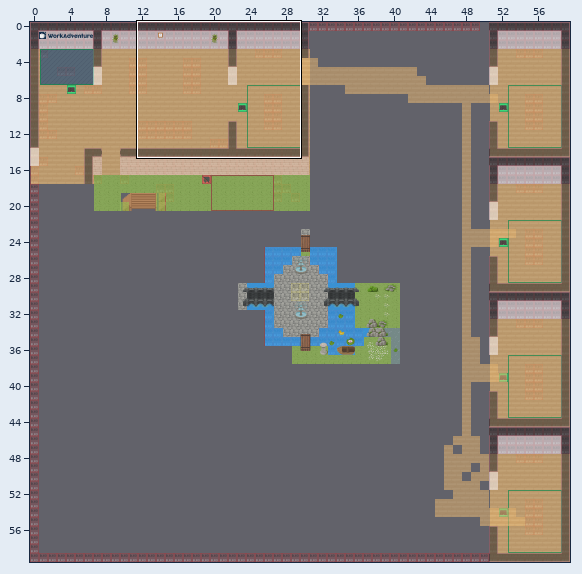
A Tiled map (JSON) gets an edit: map.tmj. Above, an overview of the earlier version with the close-up marked.
Close-up. The starting point:
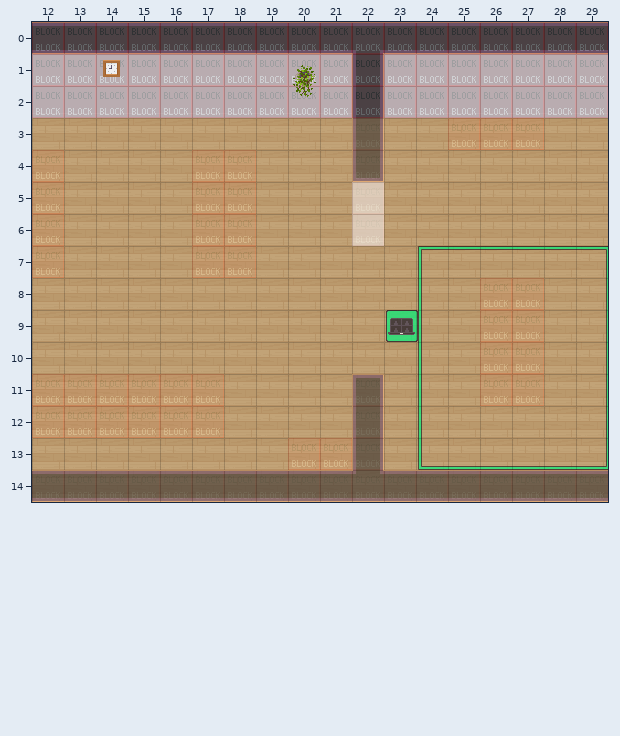
Cells are 32x32 px. Shown: x 12..29, y 0..14. The commit also changed other parts of the map, which this record leaves out.
After the commit:
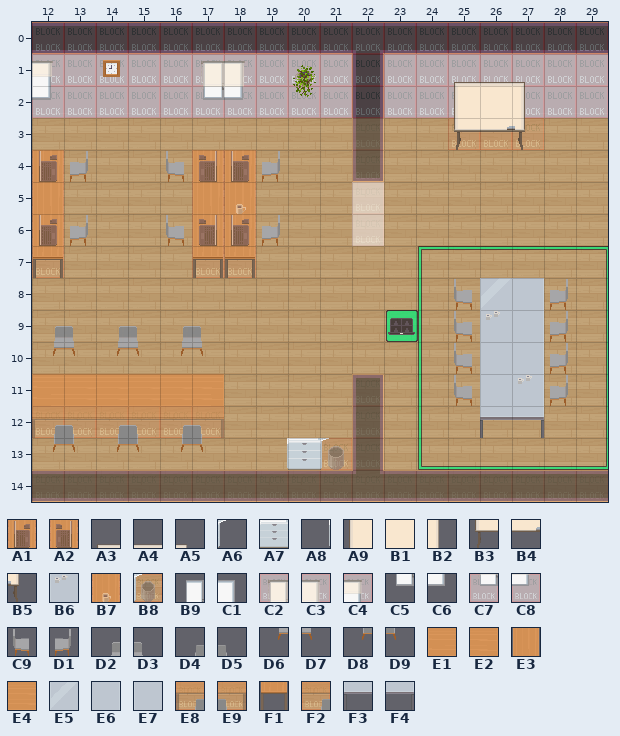
Key: from "WA_Miscellaneous": A1 24, A2 25, A3 33, A4 34, A5 35, A6 36 flipped left-right, A7 37 flipped left-right, A8 38 flipped left-right, A9 43, B1 44, B2 45, B3 53, B4 54, B5 55, B6 58, B7 59, B8 60; from "WA_Room_Builder": B9 775, C1 776, C2 777, C3 778, C4 780, C5 800, C6 801, C7 802, C8 803; from "WA_Seats": C9 119, D1 120, D2 121, D3 122, D4 123, D5 124, D6 134, D7 135, D8 136, D9 137; from "WA_Tables": E1 10, E2 11, E3 12, E4 13, E5 15, E6 17, E7 17 flipped left-right, E8 20, E9 21, F1 22, F2 23, F3 25, F4 27.
__ is an empty cell.
Tiles of an added or newly shown layer are drawn over the layers below it.
See-through tiles are keyed as they look on the map.
The exact change:
Changed rows in their new state; .. is an unchanged cell.
Layer "furniture/furniture2" (now shown):
first column x 12:
 1 C1 .. .. .. .. B9 C1 .. .. .. .. .. .. A3 A4 A5 ..
 2 C6 .. .. .. .. C5 C6 .. .. .. .. .. .. A9 B1 B2 ..
 3 .. .. .. .. .. .. .. .. .. .. .. .. .. B3 B4 B5 ..
 4 E3 D1 .. .. C9 E3 E3 D1 .. .. .. .. .. .. .. .. ..
 5 E3 .. .. .. .. E3 E3 .. .. .. .. .. .. .. .. .. ..
 6 E3 D1 .. .. C9 E3 E3 D1 .. .. .. .. .. .. .. .. ..
 7 F1 .. .. .. .. F1 F1 .. .. .. .. .. .. .. .. .. ..
 8 .. .. .. .. .. .. .. .. .. .. .. .. .. C9 E5 E6 D1
 9 D2 D3 D2 D3 D2 D3 .. .. .. .. .. .. .. C9 E7 E6 D1
10 D6 D7 D6 D7 D6 D7 .. .. .. .. .. .. .. C9 E7 E6 D1
11 E1 E4 E4 E4 E4 E2 .. .. .. .. .. .. .. C9 E7 E6 D1
12 D4 D5 D4 D5 D4 D5 .. .. .. .. .. .. .. .. F3 F4 ..
13 D8 D9 D8 D9 D8 D9 .. A8 A7 A6 .. .. .. .. .. .. ..
Layer "furniture/furniture3" (now shown):
first column x 12:
 1 C4 .. .. .. .. C2 C3 .. .. .. .. .. .. .. .. ..
 2 .. .. .. .. .. C7 C8 .. .. .. .. .. .. .. .. ..
 4 A1 .. .. .. .. A2 A1 .. .. .. .. .. .. .. .. ..
 5 .. .. .. .. .. .. B7 .. .. .. .. .. .. .. .. ..
 6 A1 .. .. .. .. A2 A1 .. .. .. .. .. .. .. .. ..
 9 .. .. .. .. .. .. .. .. .. .. .. .. .. .. B6 ..
11 .. .. .. .. .. .. .. .. .. .. .. .. .. .. .. B6
12 E8 F2 F2 F2 F2 E9 .. .. .. .. .. .. .. .. .. ..
13 .. .. .. .. .. .. .. .. .. B8 .. .. .. .. .. ..
Changed places in both close-ups, as pixel boxes (x1, y1, x2, y2):
added: (32, 61, 53, 100)
added: (201, 61, 245, 100)
added: (454, 82, 525, 150)
added: (33, 150, 88, 278)
added: (166, 150, 280, 278)
added: (454, 278, 568, 438)
added: (32, 326, 224, 452)
added: (287, 438, 344, 470)
